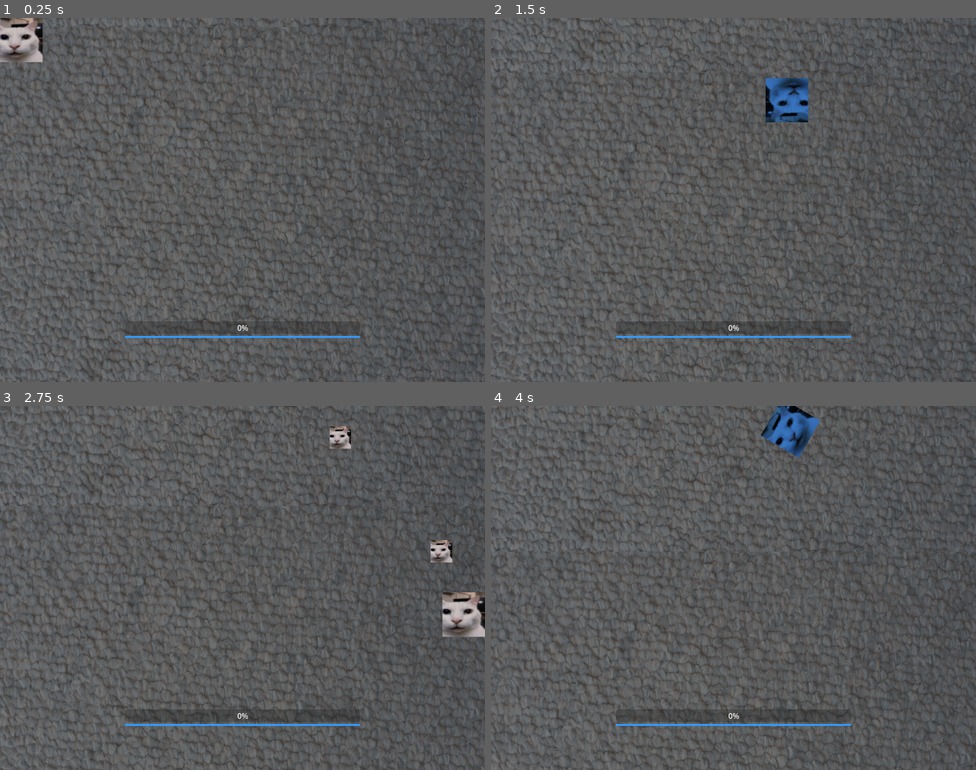
Above: before the commit, frames 1-4 (two rows, left to right).
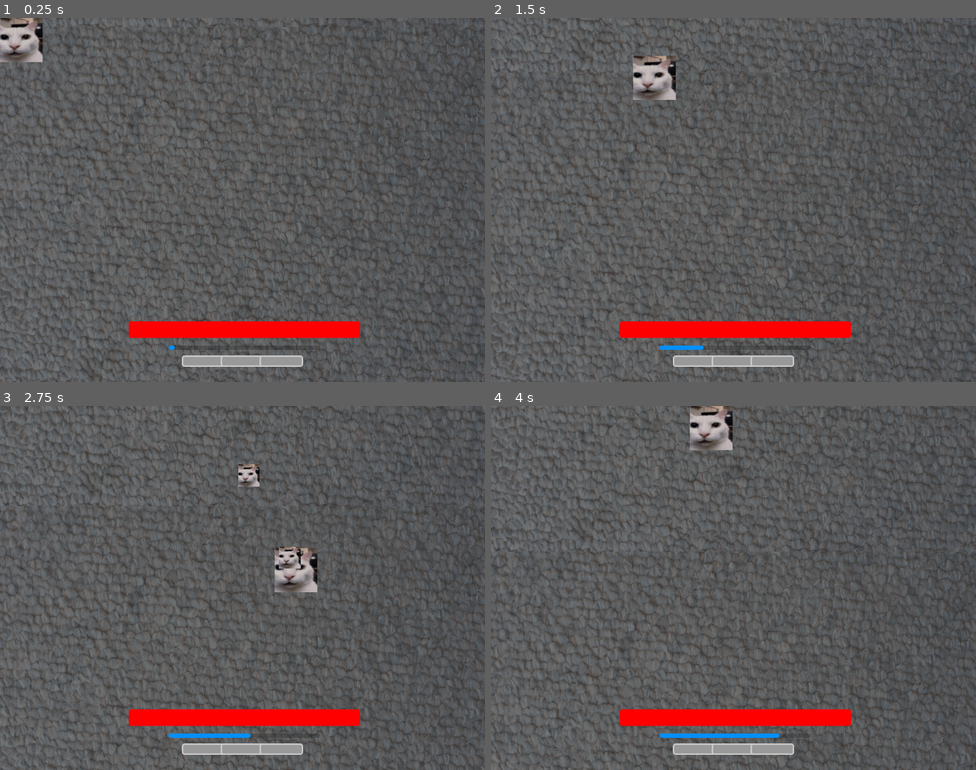
Above: after the commit, the same moments.

Repository: maskenary/canny-cat-game
Game: Godot game, scene res://Scenes/main.tscn
Two runs of this game, one before a commit and one after it. Both use one fixed random seed, a clock stepped at 60 frames per second and the inputs below.
Inputs:
- Up to frame 1 (0.25 s): no input
- Up to frame 2 (1.5 s): hold D (right) 0.53-1.28 s; hold Shift (dodge) 0.53-1.28 s; hold S (down) from 1.28 s (still down); tap Shift (dodge) at 1.35 s
- Up to frame 3 (2.75 s): release S (down) at 2.03 s; hold D (right) from 2.03 s (still down); hold Space (shoot) from 2.03 s (still down); tap Shift (dodge) at 2.3 s
- Up to frame 4 (4 s): release D (right) at 2.78 s; release Space (shoot) at 2.78 s; hold W (up) 2.78-3.53 s; tap Shift (dodge) at 2.85 s; hold A (left) from 3.53 s (still down); hold Shift (dodge) from 3.53 s (still down)

The runs differ from the first frame. In frame 1, 3.1% of the frame differs, in the area x 25-75%, y 83-96%; in frame 2, 5.1%; in frame 3, 5.8%, in the area x 25-100%, y 5-96%; in frame 4, 5.3%.

Commit message:
dodges and UI

Diff:
--- a/Scenes/interface.tscn
+++ b/Scenes/interface.tscn
@@ -1,7 +1,50 @@
-[gd_scene load_steps=2 format=3 uid="uid://uugyvjl0gmkg"]
+[gd_scene load_steps=7 format=3 uid="uid://uugyvjl0gmkg"]
+
+[ext_resource type="Script" path="res://Scripts/interface.gd" id="1_u55ln"]
+
+[sub_resource type="StyleBoxFlat" id="StyleBoxFlat_ioooh"]
+bg_color = Color(1, 0, 0, 1)
+corner_radius_top_left = 5
+corner_radius_top_right = 5
+corner_radius_bottom_right = 5
+corner_radius_bottom_left = 5
 
 [sub_resource type="StyleBoxFlat" id="StyleBoxFlat_6r8pl"]
-bg_color = Color(0.200914, 0.61332, 1, 1)
+bg_color = Color(0, 0.564706, 1, 1)
+corner_radius_top_left = 5
+corner_radius_top_right = 5
+corner_radius_bottom_right = 5
+corner_radius_bottom_left = 5
+
+[sub_resource type="StyleBoxFlat" id="StyleBoxFlat_c7myg"]
+border_width_left = 3
+border_width_top = 3
+border_width_right = 3
+border_width_bottom = 3
+corner_radius_top_left = 5
+corner_radius_top_right = 5
+corner_radius_bottom_right = 5
+corner_radius_bottom_left = 5
+
+[sub_resource type="StyleBoxFlat" id="StyleBoxFlat_7u3kv"]
+border_width_left = 3
+border_width_top = 3
+border_width_right = 3
+border_width_bottom = 3
+corner_radius_top_left = 5
+corner_radius_top_right = 5
+corner_radius_bottom_right = 5
+corner_radius_bottom_left = 5
+
+[sub_resource type="StyleBoxFlat" id="StyleBoxFlat_yweqe"]
+border_width_left = 3
+border_width_top = 3
+border_width_right = 3
+border_width_bottom = 3
+corner_radius_top_left = 5
+corner_radius_top_right = 5
+corner_radius_bottom_right = 5
+corner_radius_bottom_left = 5
 
 [node name="Interface" type="Control"]
 layout_mode = 3
@@ -10,26 +53,72 @@
 anchor_bottom = 1.0
 grow_horizontal = 2
 grow_vertical = 2
+script = ExtResource("1_u55ln")
 
-[node name="VBoxContainer" type="VBoxContainer" parent="."]
+[node name="HealthBar" type="ProgressBar" parent="."]
 layout_mode = 1
 anchors_preset = 7
 anchor_left = 0.5
 anchor_top = 1.0
 anchor_right = 0.5
 anchor_bottom = 1.0
-offset_left = -248.0
+offset_left = -240.0
 offset_top = -128.0
 offset_right = 248.0
-offset_bottom = -64.0
+offset_bottom = -93.0
 grow_horizontal = 2
 grow_vertical = 0
+size_flags_vertical = 3
+theme_override_styles/fill = SubResource("StyleBoxFlat_ioooh")
+max_value = 10.0
+value = 10.0
+show_percentage = false
 
-[node name="ProgressBar" type="ProgressBar" parent="VBoxContainer"]
+[node name="DodgeBar" type="ProgressBar" parent="."]
+layout_mode = 1
+anchors_preset = 7
+anchor_left = 0.5
+anchor_top = 1.0
+anchor_right = 0.5
+anchor_bottom = 1.0
+offset_left = -156.0
+offset_top = -77.0
+offset_right = 164.0
+offset_bottom = -68.0
+grow_horizontal = 2
+grow_vertical = 0
+size_flags_vertical = 1
+theme_override_styles/fill = SubResource("StyleBoxFlat_6r8pl")
+max_value = 5.0
+show_percentage = false
+
+[node name="DodgeCharges" type="HBoxContainer" parent="."]
+layout_mode = 1
+anchors_preset = 7
+anchor_left = 0.5
+anchor_top = 1.0
+anchor_right = 0.5
+anchor_bottom = 1.0
+offset_left = -128.0
+offset_top = -56.0
+offset_right = 128.0
+offset_bottom = -32.0
+grow_horizontal = 2
+grow_vertical = 0
+theme_override_constants/separation = -9
+metadata/_edit_group_ = true
+
+[node name="Charge1" type="Panel" parent="DodgeCharges"]
 layout_mode = 2
+size_flags_horizontal = 3
+theme_override_styles/panel = SubResource("StyleBoxFlat_c7myg")
 
-[node name="ProgressBar2" type="ProgressBar" parent="VBoxContainer"]
+[node name="Charge2" type="Panel" parent="DodgeCharges"]
 layout_mode = 2
-theme_override_styles/fill = SubResource("StyleBoxFlat_6r8pl")
-value = 100.0
-show_percentage = false
+size_flags_horizontal = 3
+theme_override_styles/panel = SubResource("StyleBoxFlat_7u3kv")
+
+[node name="Charge3" type="Panel" parent="DodgeCharges"]
+layout_mode = 2
+size_flags_horizontal = 3
+theme_override_styles/panel = SubResource("StyleBoxFlat_yweqe")
--- a/Scenes/main.tscn
+++ b/Scenes/main.tscn
@@ -16,3 +16,5 @@
 [node name="Interface" parent="." instance=ExtResource("4_h8wl0")]
 
 [connection signal="bullet_fired" from="Player" to="." method="_on_player_bullet_fired"]
+[connection signal="charges_changed" from="Player" to="." method="_on_player_charges_changed"]
+[connection signal="damage_taken" from="Player" to="." method="_on_player_damage_taken"]
--- a/Scenes/player.tscn
+++ b/Scenes/player.tscn
@@ -60,3 +60,8 @@
 libraries = {
 "": SubResource("AnimationLibrary_0c2v4")
 }
+
+[node name="ChargeCooldown" type="Timer" parent="."]
+wait_time = 5.0
+
+[connection signal="timeout" from="ChargeCooldown" to="." method="_on_charge_cooldown_timeout"]
--- a/Scripts/bullet.gd
+++ b/Scripts/bullet.gd
@@ -1,15 +1,6 @@
 extends Area2D
 
 var speed = 800
-
-# Called when the node enters the scene tree for the first time.
-func _ready() -> void:
-	pass # Replace with function body.
-
-
-# Called every frame. 'delta' is the elapsed time since the previous frame.
-func _process(delta: float) -> void:
-	pass
 
 func _physics_process(delta: float) -> void:
 	position.y -= speed * delta
--- /dev/null
+++ b/Scripts/interface.gd
@@ -0,0 +1,21 @@
+extends Control
+
+@onready var charges = [$DodgeCharges/Charge1, $DodgeCharges/Charge2, $DodgeCharges/Charge3]
+@onready var healthbar = $HealthBar
+@onready var dodgebar = $DodgeBar
+
+func update_healthbar(hp):
+	healthbar.value = hp
+
+func update_dodgebar(progress):
+	dodgebar.value = progress
+
+func update_charges(charge_count):
+	for i in range(charges.size()):
+		var color
+		if charge_count > i:
+			color = Color(0, 0.565, 1) # "Has charge" colpr
+		else:
+			color = Color(0.6, 0.6, 0.6) # "No charge" color
+
+		charges[i].get_theme_stylebox("panel").bg_color = color
--- a/Scripts/main.gd
+++ b/Scripts/main.gd
@@ -1,13 +1,16 @@
 extends Node
 
-# Called when the node enters the scene tree for the first time.
-func _ready() -> void:
-	pass # Replace with function body.
-
-
-# Called every frame. 'delta' is the elapsed time since the previous frame.
-func _process(delta: float) -> void:
-	pass
+@onready var interface = $Interface
+@onready var player = $Player
 
 func _on_player_bullet_fired(bullet_instance) -> void:
 	add_child(bullet_instance)
+
+func _on_player_damage_taken(hp) -> void:
+	interface.update_healthbar(hp)
+
+func _process(delta: float) -> void:
+	interface.update_dodgebar(player.charge_cd_progress)
+
+func _on_player_charges_changed(charges) -> void:
+	interface.update_charges(charges)
--- a/Scripts/player.gd
+++ b/Scripts/player.gd
@@ -1,6 +1,8 @@
 extends CharacterBody2D
 
 signal bullet_fired(bullet_instance)
+signal damage_taken(hp)
+signal charges_changed(charges)
 
 const bullet = preload("res://Scenes/Bullet.tscn")
 var shoot_cd = 0.2
@@ -8,6 +10,9 @@
 var dodge_speed = 800
 var normal_speed = 400
 var input_direction = Vector2.ZERO
+var hp = 10
+var charges = 0
+var charge_cd_progress = 0 # Main reads this to send to UI
 
 enum States {
 	ACTIVE,
@@ -19,6 +24,7 @@
 @onready var sprite_width_scaled = sprite.texture.get_width() * self.transform.get_scale().x
 @onready var sprite_height_scaled = sprite.texture.get_height() * self.transform.get_scale().y
 @onready var anim = $AnimationPlayer
+@onready var charge_cd = $ChargeCooldown
 
 func shoot():
 	if Input.is_action_pressed("shoot") and can_shoot:
@@ -30,12 +36,23 @@
 		can_shoot = true
 
 func dodge():
-	if Input.is_action_pressed("dodge") and input_direction != Vector2.ZERO:
+	if charges > 0 and Input.is_action_pressed("dodge") and input_direction != Vector2.ZERO:
+		charges -= 1
+		emit_signal("charges_changed", charges)
 		anim.play("dodge")
 		state = States.DODGING
 
 
 func _process(delta: float) -> void:
+	# If we have max charges, stop the cooldown bar at the max
+	# If its stopped and we have less than 3, resume it
+	if charges == 3:
+		charge_cd.stop()
+		charge_cd_progress = charge_cd.wait_time
+	elif charge_cd.is_stopped() and charges < 3:
+		charge_cd.start()
+	# Update the progress for main to read and update bar
+	charge_cd_progress = charge_cd.wait_time - charge_cd.time_left
 	if state == States.ACTIVE:
 		dodge()
 		shoot()
@@ -57,3 +74,7 @@
 	# Clamp the player to the screen
 	position.x = clamp(position.x, 0+sprite_width_scaled/2, screen_size.x-sprite_width_scaled/2)
 	position.y = clamp(position.y, 0+sprite_height_scaled/2, screen_size.y-sprite_height_scaled/2)
+
+func _on_charge_cooldown_timeout() -> void:
+	charges += 1
+	emit_signal("charges_changed", charges)
